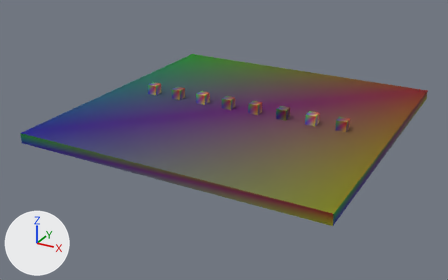
What one commit did to the glTF model samples/city/assets/models/city_kit.gltf.
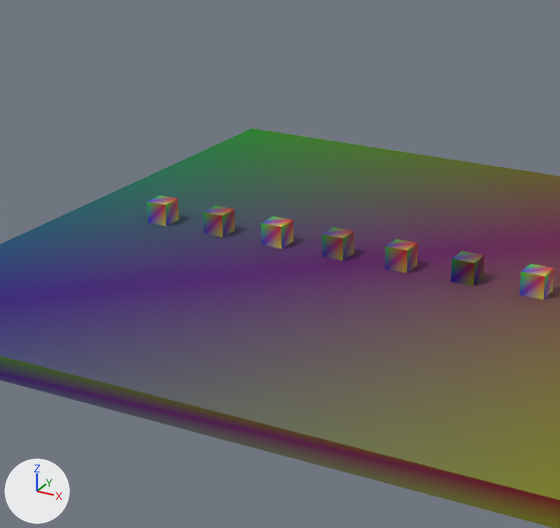
There are two pictures of each version: one whole from a camera (50 mm lens) standing at (26.5, -51.9, 22.2) and looking at (-0.7, -2.4, -2.5), one close up on the part from 19% to 72% of the width and 0% to 79% of the height. Lighting does not change. The marker at lower left points along +X, +Y and +Z. The last two pictures show the newer version. Where no turn or scale is listed for an object, it has been applied to the vertices.

In view in the first close-up: 'Building0', 'Building1', 'Building2', 'Building3', 'Building4', 'Building5', 'Building6', 'Ground'.
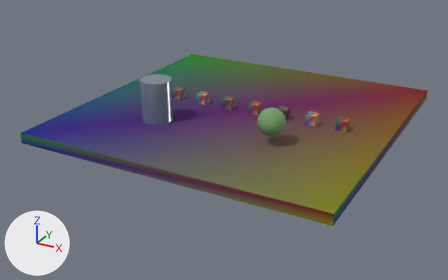
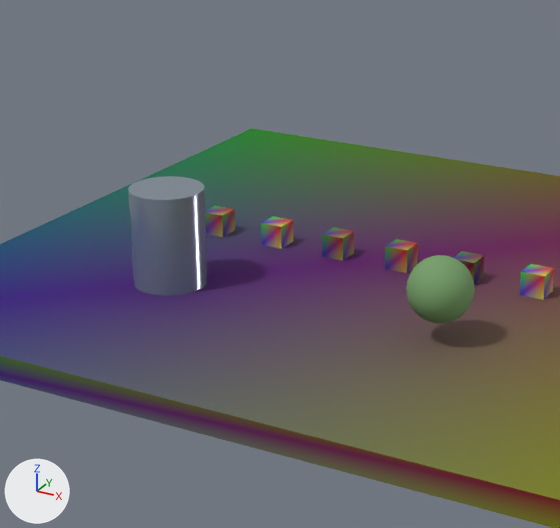
Patch to the scene script:
```diff
--- a/samples/city/assets/models/city_kit.gltf.py
+++ b/samples/city/assets/models/city_kit.gltf.py
@@ mat_foliage @@
+mat_foliage = bpy.data.materials.new('Foliage')
+# nodes: BsdfPrincipled, Mix, OutputMaterial, VertexColor
+# colours: green #769e69, mixed with the vertex colours
@@ me_treecrown @@
+me_treecrown.from_pydata(...)  # 528 vertices, 960 faces; spans x -1.25..1.25, y -1.25..1.25, z -1.25..1.25
+me_treecrown.materials.append(mat_foliage)
@@ me_tower @@
+me_tower.from_pydata(...)  # 1227 vertices, 2400 faces; spans x -1.5..1.5, y -1.5..1.5, z -2.0..2.0
+me_tower.materials.append(mat_palette5)
@@ ob_tree @@
+ob_tree = bpy.data.objects.new('Tree', me_treecrown)
+ob_tree.location = (6.0, -6.0, 2.0)
@@ ob_tower @@
+ob_tower = bpy.data.objects.new('Tower', me_tower)
+ob_tower.location = (-6.0, -6.0, 2.0)
```

Location of each change, (x1, y1, x2, y2) in pixels of the close-ups (560 x 528 px):
'Tower', added
    after: (128, 176, 208, 296)
'Tree', added (green)
    after: (406, 255, 475, 324)
